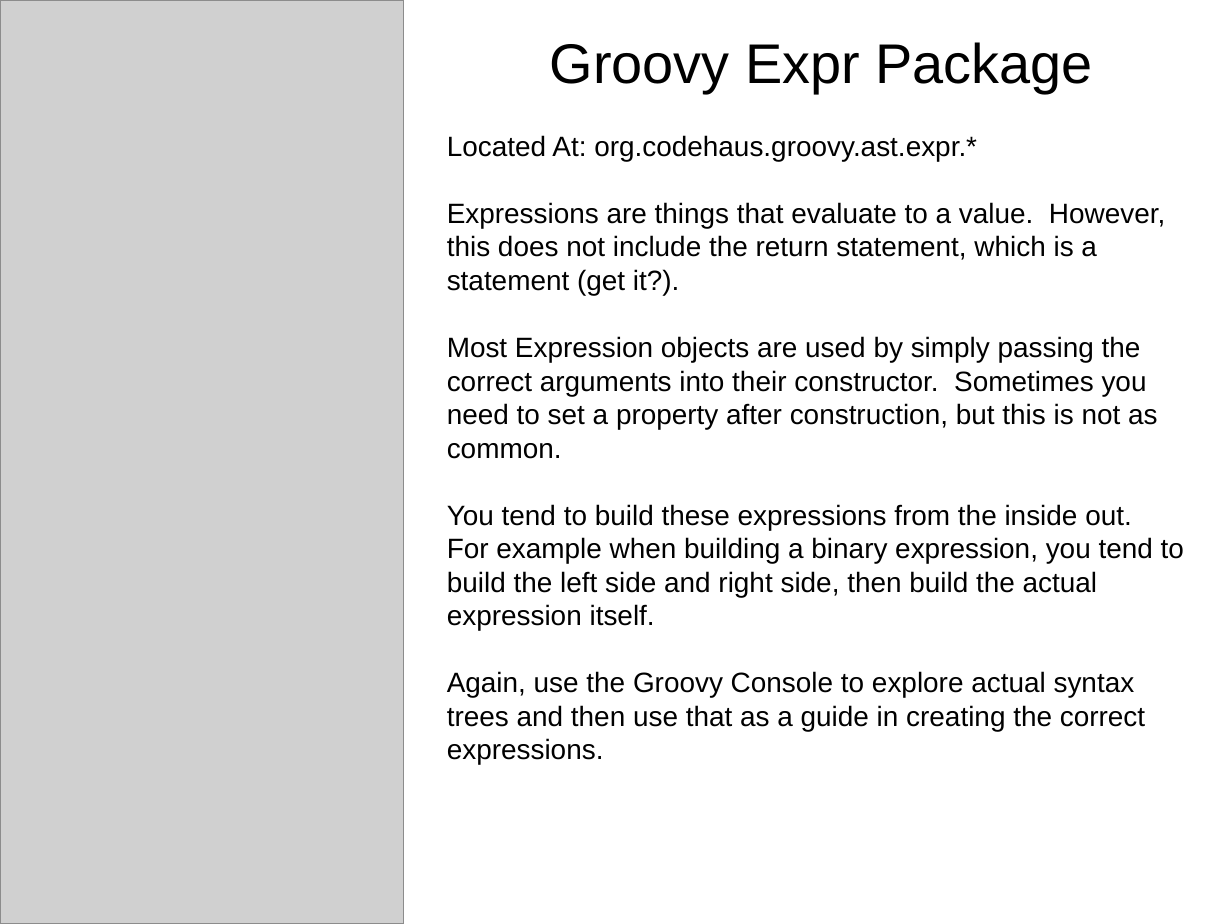
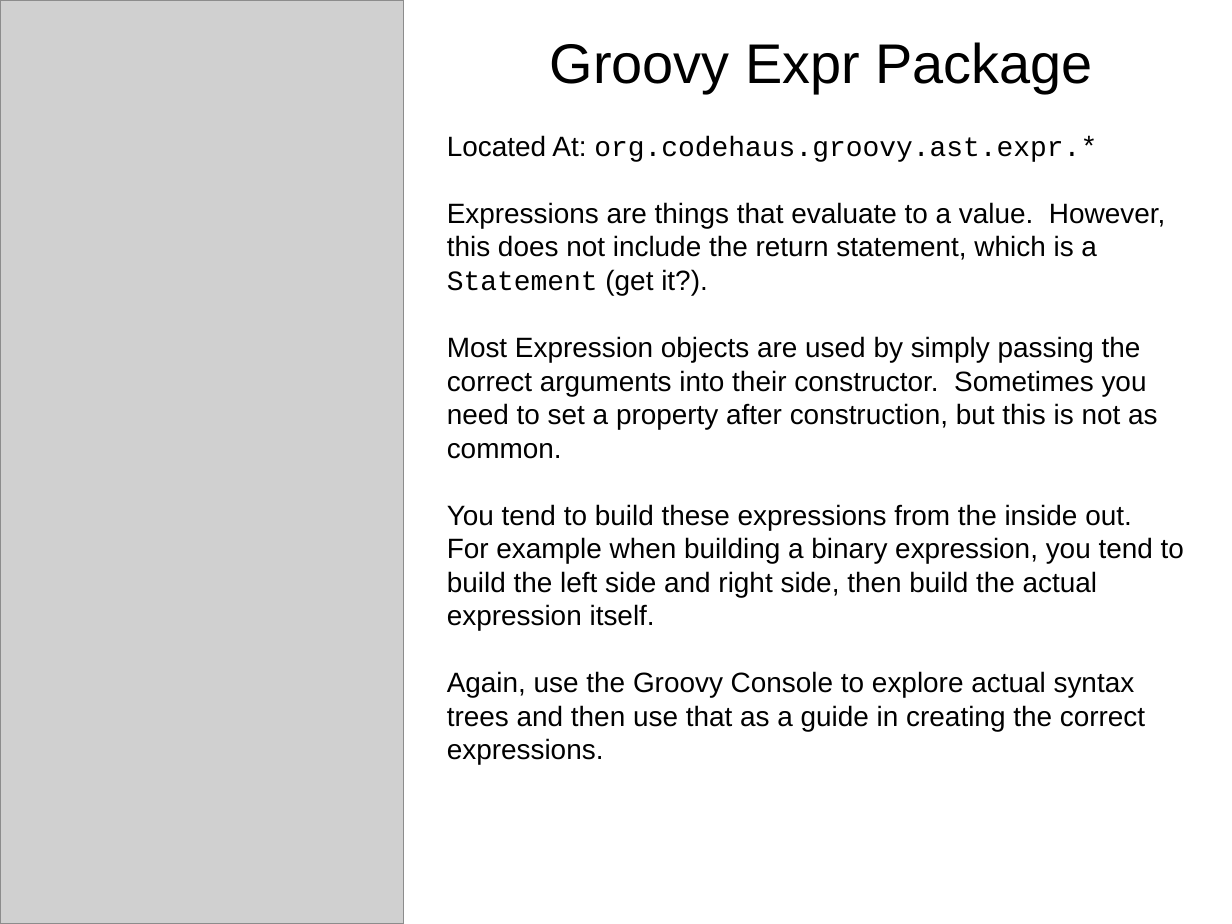
Before and after one commit to dwclark/AstTransformations, a slide deck: slide 19 of ast.odp. Drawn at 1232x924 pixels with LibreOffice and Linux fonts; fonts in the diff are those of the drawing; grey boxes stand for pictures. Boxes give left, top, right and bottom in pixels: in the first picture for what was removed or moved away, otherwise in the second. Text is boxed around its words. In the diff, an @@ line names an element or a change of style, - is before the commit and + after.

```diff
--- a/ast.odp
+++ b/ast.odp
@@ text at box(447, 135, 1097, 162): font Arial to Courier New in "org.codehaus.groovy.ast.expr.*" @@
@@ text at box(447, 202, 1165, 295): text changed @@
-Expressions are things that evaluate to a value. However, this does not include the return statement, which is a statement (get it?).
+Expressions are things that evaluate to a value. However, this does not include the return statement, which is a Statement (get it?).
```
Also in this commit, not shown: 8 other slides changed.
